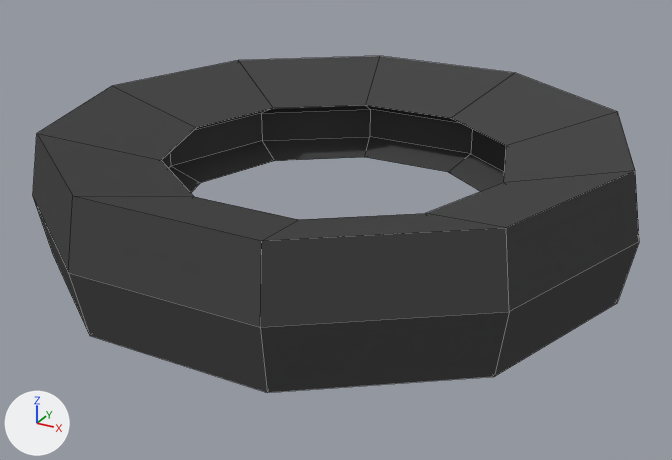
A saved change to the Blender file Assets/3D Models/Environment/Tyre.blend.
Rendered twice from a 50 mm lens placed at (1.57, -2.87, 1.48), pointed at (0.03, -0.07, 0.08). Lighting does not change. The marker at lower left points along +X, +Y and +Z. Mesh edges are drawn as thin lines.
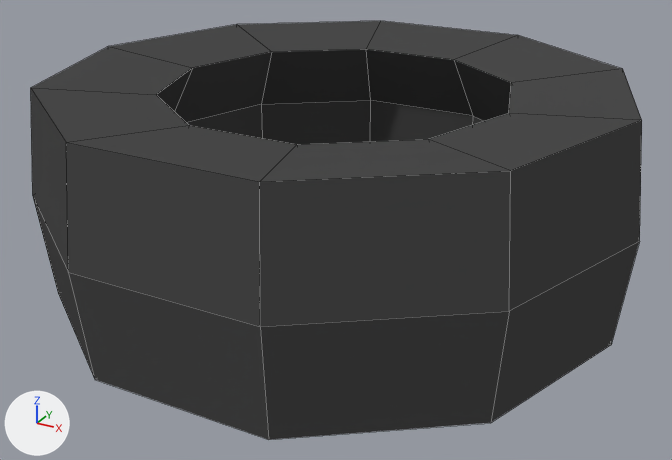
Edits to the scene script, one JSON object a line:
```json
{"block": "me_torus", "where": "me_torus.from_pydata(...)  # 70 vertices, 70 faces; spans x -1.11..1.11, y -1.06..1.06, z 0.0..0.48"}
{"block": "me_torus", "where": "# used by ob_torus; location = (0.0, 0.0, 0.0)"}
{"block": "me_torus", "change": "me_torus part 1: all 10 vertices in x -1.07..1.07, y -1.01..1.01, z 0.0 are moved by (0.0, 0.0, -0.16)"}
{"block": "me_torus", "change": "me_torus part 2: all 10 vertices in x -0.79..0.79, y -0.75..0.75, z 0.17 are moved by (0.0, 0.0, -0.05)"}
{"block": "me_torus", "change": "me_torus part 3: all 10 vertices in x -0.79..0.79, y -0.75..0.75, z 0.3 are moved by (0.0, 0.0, 0.04)"}
{"block": "me_torus", "change": "me_torus part 4: all 10 vertices in x -1.07..1.07, y -1.01..1.01, z 0.48 are moved by (0.0, 0.0, 0.16)"}
{"block": "me_torus", "change": "me_torus part 5: all 10 vertices in x -0.64..0.64, y -0.61..0.61, z 0.36 are moved by (0.0, 0.0, 0.24)"}
```

Changed parts and their boxes [x1, y1, x2, y2] in the pictures (672 x 460 px; the box of a moved part takes in the faces that stretch with it):
```json
{"object": "Torus", "change": "reshaped", "before": [33, 56, 639, 393], "after": [31, 21, 642, 440], "on screen": "24% taller"}
{"part": 1, "of": "me_torus", "change": "moved or reshaped", "before": [33, 198, 639, 393], "after": [33, 198, 639, 440]}
{"part": 2, "of": "me_torus", "change": "moved or reshaped", "before": [169, 137, 504, 193], "on screen": "not visible afterwards"}
{"part": 3, "of": "me_torus", "change": "moved or reshaped", "before": [162, 109, 506, 172], "after": [187, 101, 484, 145]}
{"part": 4, "of": "me_torus", "change": "moved or reshaped", "before": [33, 135, 639, 327], "after": [31, 89, 642, 327]}
{"part": 5, "of": "me_torus", "change": "moved or reshaped", "before": [37, 56, 635, 240], "after": [31, 21, 642, 182]}
```
